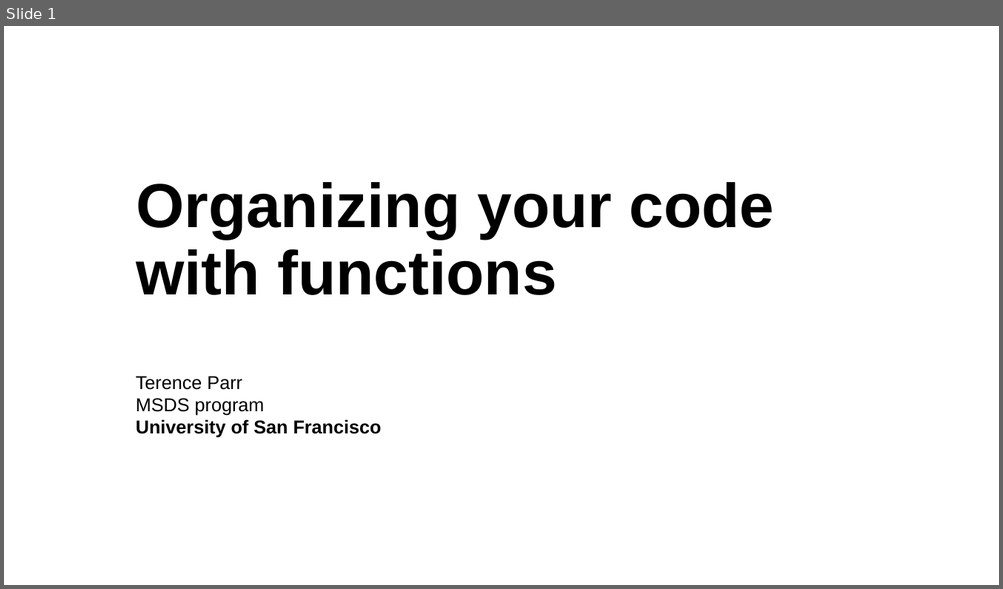
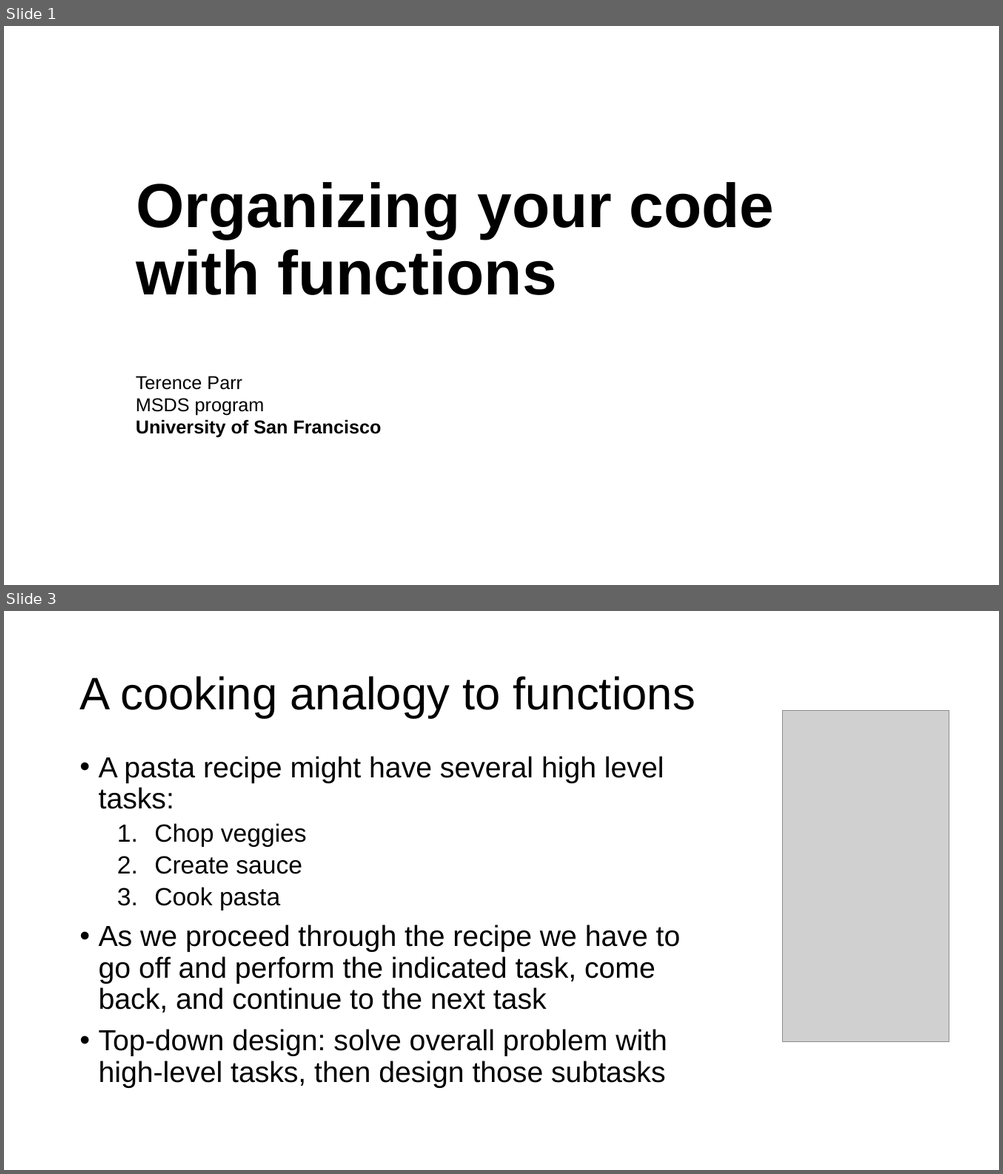
Before and after one commit to parrt/msds501, a slide deck: slides/functions.pptx. Shown one above the other, each under a label of ours: slide 1 before the commit, slides 1 and 3 after it; the slides between them are not shown. The pictures are 1003x589 and 1003x1174 pixels, drawn with LibreOffice and Linux fonts; fonts in the diff are those of the drawing; grey boxes stand for pictures; background and template pictures are left out. Boxes give left, top, right and bottom in pixels: in the first picture for what was removed or moved away, otherwise in the second. Text is boxed around its words. In the diff, an @@ line names an element or a change of style, - is before the commit and + after.

```diff
--- a/slides/functions.pptx
+++ b/slides/functions.pptx
@@ slide 3 added at (x1=4, y1=611, x2=999, y2=1170), background #FFFFFF @@
@@ title added at (x1=79, y1=676, x2=695, y2=718), 44 pt, text #000000 @@
+A cooking analogy to functions
@@ picture added at (x1=782, y1=711, x2=949, y2=1042) @@
@@ text added at (x1=99, y1=756, x2=680, y2=1088), 28 pt, text #000000 @@
+• A pasta recipe might have several high level tasks:
+  1. Chop veggies
+  2. Create sauce
+  3. Cook pasta
+• As we proceed through the recipe we have to go off and perform the indicated task, come back, and continue to the next task
+• Top-down design: solve overall problem with high-level tasks, then design those subtasks
```
Also in this commit, not shown: 3 other slides added, 1 other file.
